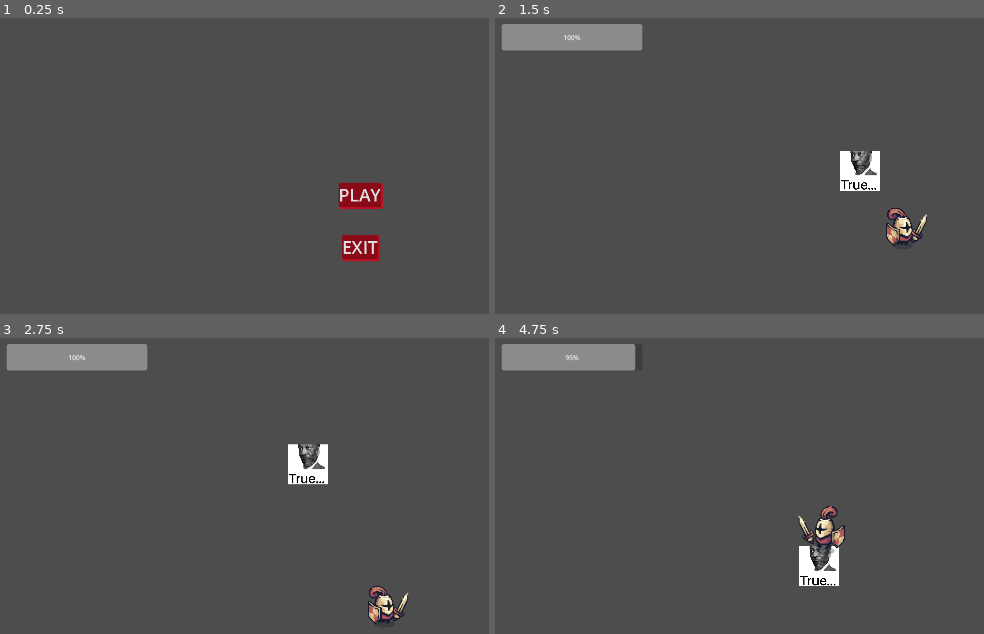
Above: before the commit, frames 1-4 (two rows, left to right).
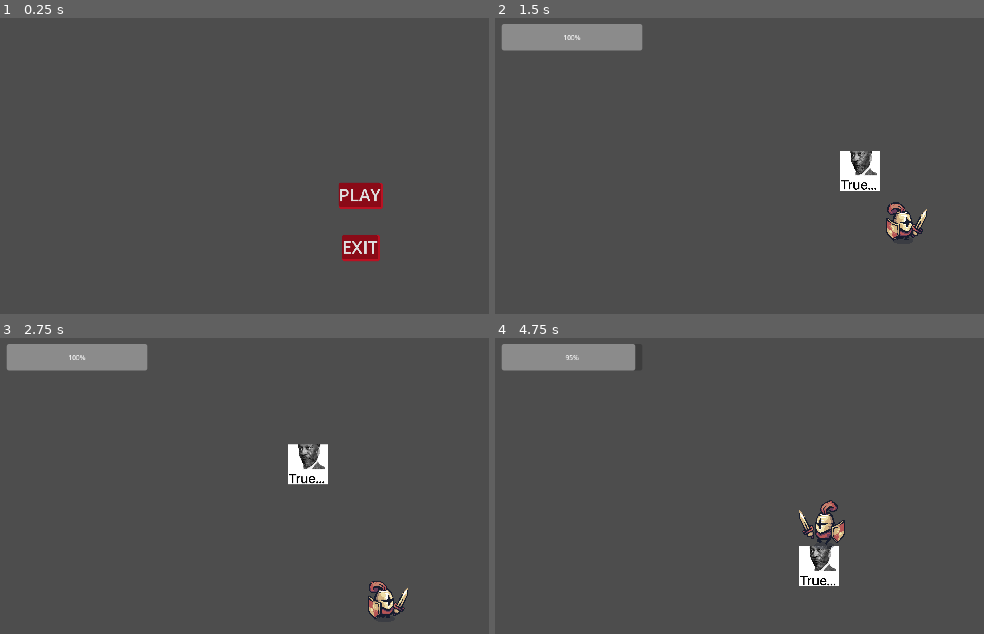
Above: after the commit, the same moments.

Repository: Aom0r1/Dark-Tower
Game: Godot game, scene res://scenes/main menu/main_menu.tscn
Two runs of this game, one before a commit and one after it. Both use one fixed random seed, a clock stepped at 60 frames per second and the inputs below.
Inputs:
- Up to frame 1 (0.25 s): no input
- Up to frame 2 (1.5 s): click "PLAY" at 0.5 s; hold Right (ui_right) from 1.28 s (still down)
- Up to frame 3 (2.75 s): release Right (ui_right) at 2.03 s; hold Down (ui_down) from 2.03 s (still down)
- Up to frame 4 (4.75 s): release Down (ui_down) at 2.78 s; hold Right (ui_right) 2.78-3.53 s; hold Up (ui_up) 3.53-4.28 s; hold Left (ui_left) from 4.28 s (still down)

The runs differ from the first frame. In frame 1, 0.1% of the frame differs, in the area x 69-78%, y 57-80%; in frame 2, 0.7%; in frame 3, 0.7%; in frame 4, 0.9%, in the area x 15-72%, y 6-84%.

Commit message:
Commit #9
texture filtering fixed

Diff:
--- a/project.godot
+++ b/project.godot
@@ -24,7 +24,6 @@
 
 window/size/viewport_width=1920
 window/size/viewport_height=1080
-window/size/mode=3
 window/size/borderless=true
 
 [input]
@@ -66,3 +65,7 @@
 "events": [Object(InputEventMouseButton,"resource_local_to_scene":false,"resource_name":"","device":-1,"window_id":0,"a …(256 unchanged characters)…
 ]
 }
+
+[rendering]
+
+textures/canvas_textures/default_texture_filter=0
--- a/scenes/characters/knight_1/knight.tscn
+++ b/scenes/characters/knight_1/knight.tscn
@@ -118,9 +118,12 @@
 shape = SubResource("RectangleShape2D_1u74q")
 
 [node name="AnimatedSprite2D" type="AnimatedSprite2D" parent="."]
+position = Vector2(0, -50)
 scale = Vector2(5, 5)
 sprite_frames = SubResource("SpriteFrames_103er")
 animation = &"idle"
+frame = 5
+frame_progress = 0.895774
 
 [node name="Area2D" type="Area2D" parent="."]
 
